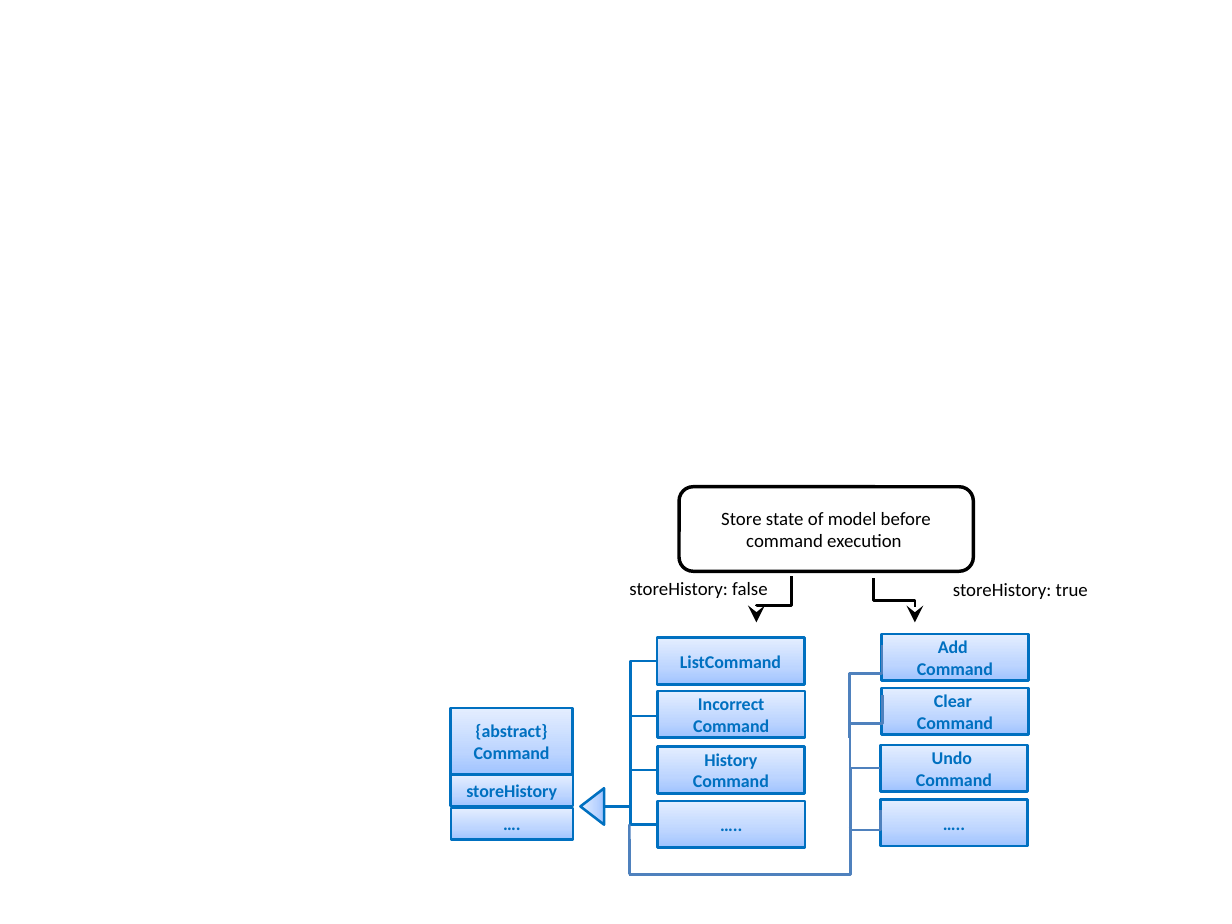
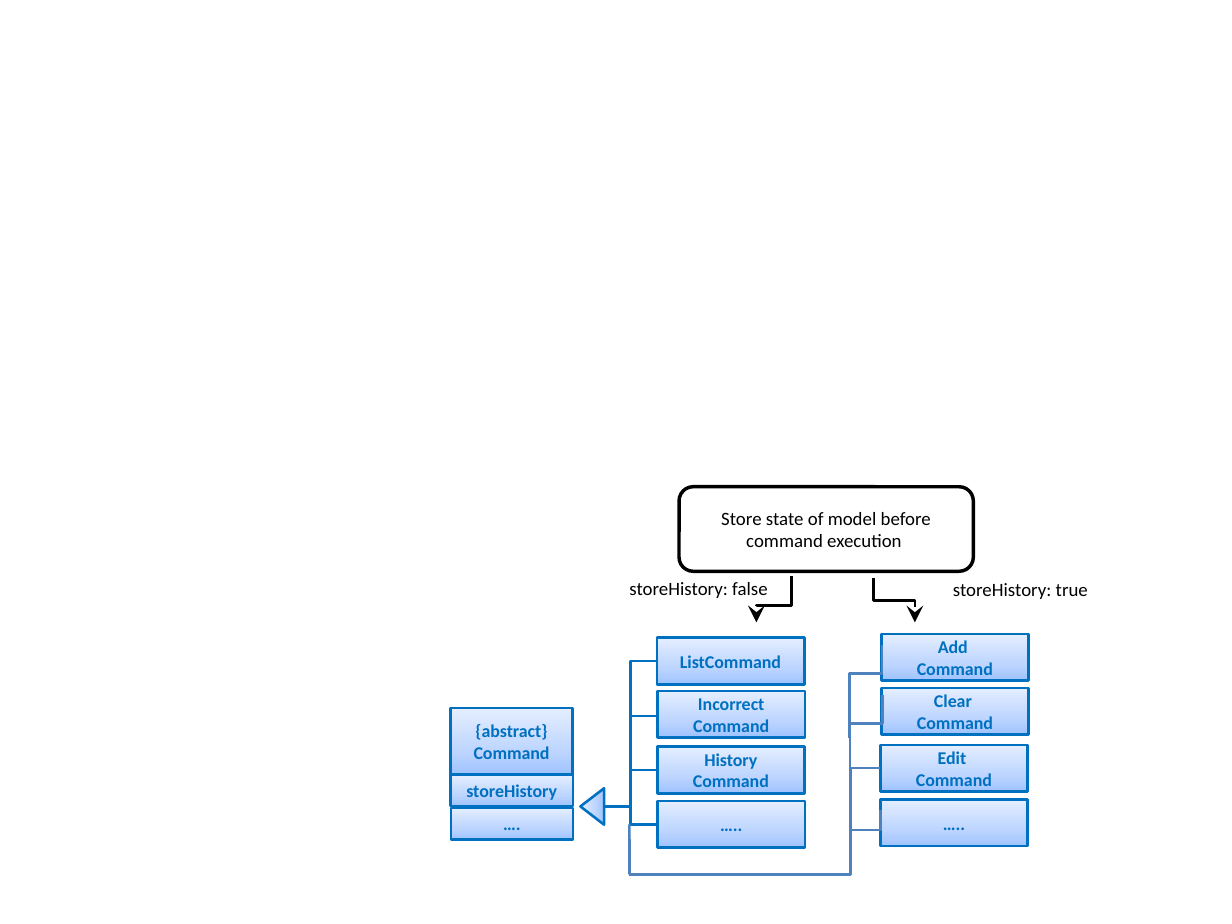
Before and after one commit to CS2103AUG2016-W10-C1/addressbook-level4, a slide deck: slide 3 of docs/diagrams/newLogicDiagrams.pptx. Drawn at 1232x924 pixels with LibreOffice and Linux fonts; fonts in the diff are those of the drawing. Boxes give left, top, right and bottom in pixels: in the first picture for what was removed or moved away, otherwise in the second. Text is boxed around its words. In the diff, an @@ line names an element or a change of style, - is before the commit and + after.

```diff
--- a/docs/diagrams/newLogicDiagrams.pptx
+++ b/docs/diagrams/newLogicDiagrams.pptx
@@ text in rectangle at (x1=938, y1=751, x2=967, y2=764): text changed @@
-Undo
+Edit
```
Also in this commit, not shown: 1 other file.
